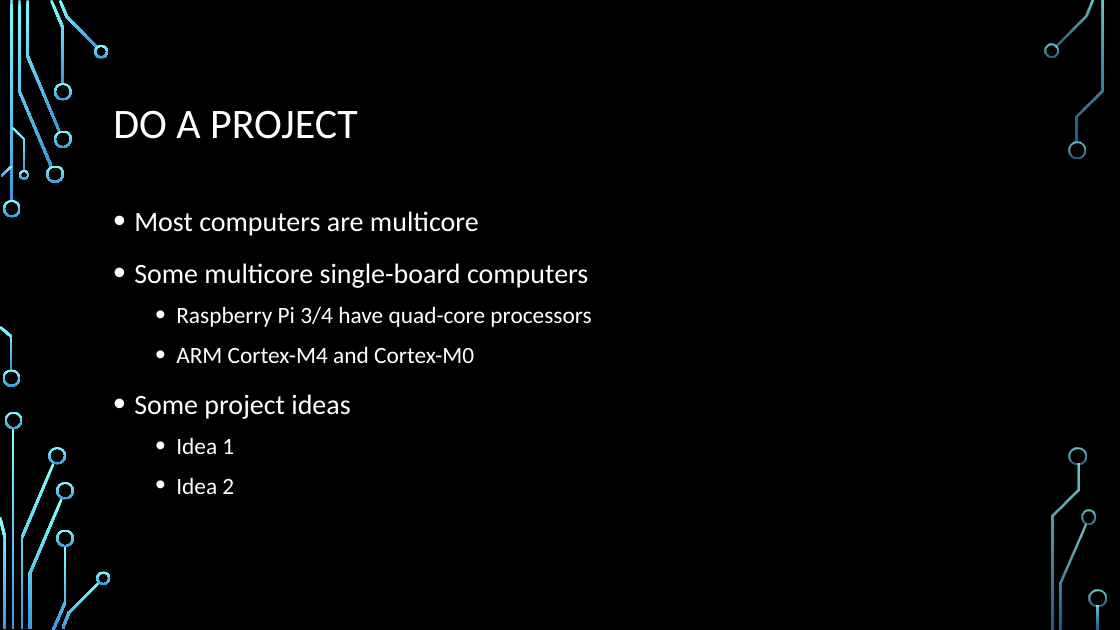
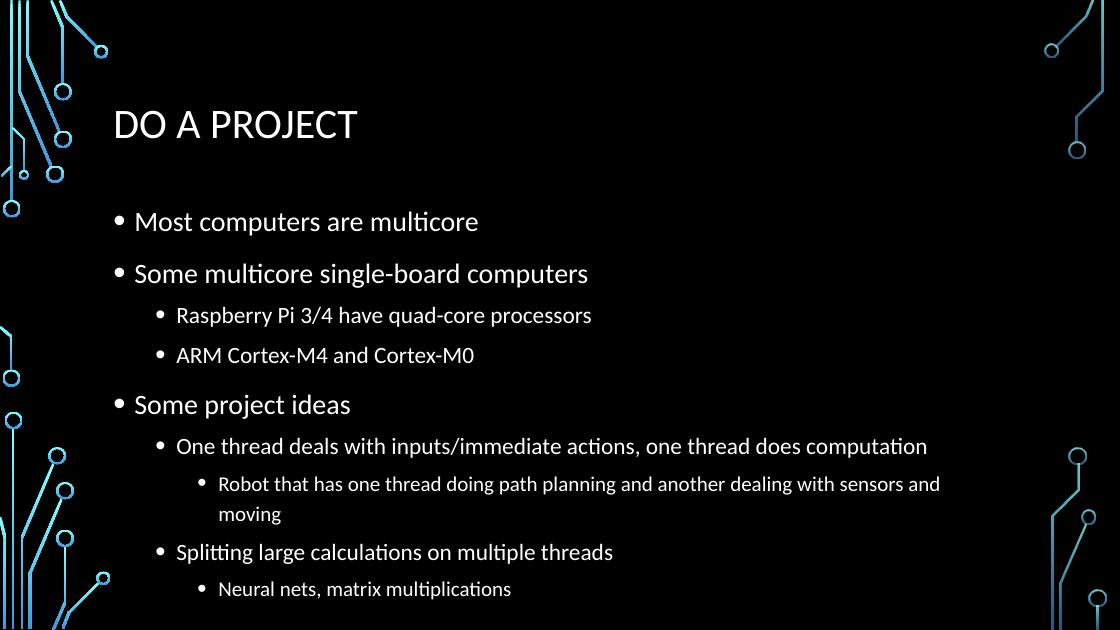
Before and after one commit to ValenYamamoto/IEEE_MPI_Workshop, a slide deck: slide 25 of MPI_Workshop.pptx. Drawn at 1120x630 pixels with LibreOffice and Linux fonts; fonts in the diff are those of the drawing; background and template pictures are left out. Boxes give left, top, right and bottom in pixels: in the first picture for what was removed or moved away, otherwise in the second. Text is boxed around its words. In the diff, an @@ line names an element or a change of style, - is before the commit and + after.

```diff
--- a/MPI_Workshop.pptx
+++ b/MPI_Workshop.pptx
@@ text at [176,437,940,600]: text changed @@
-  • Idea 1
-  • Idea 2
+  • One thread deals with inputs/immediate actions, one thread does computation
+    • Robot that has one thread doing path planning and another dealing with sensors and moving
+  • Splitting large calculations on multiple threads
+    • Neural nets, matrix multiplications
```
Also in this commit, not shown: 1 other slide changed, 1 other file.
